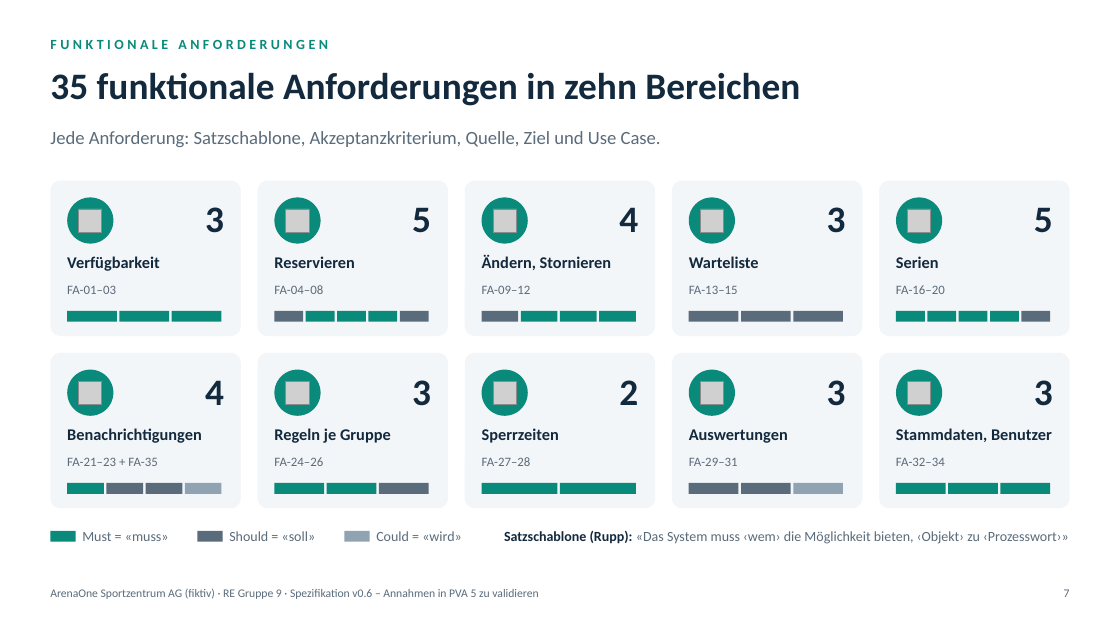
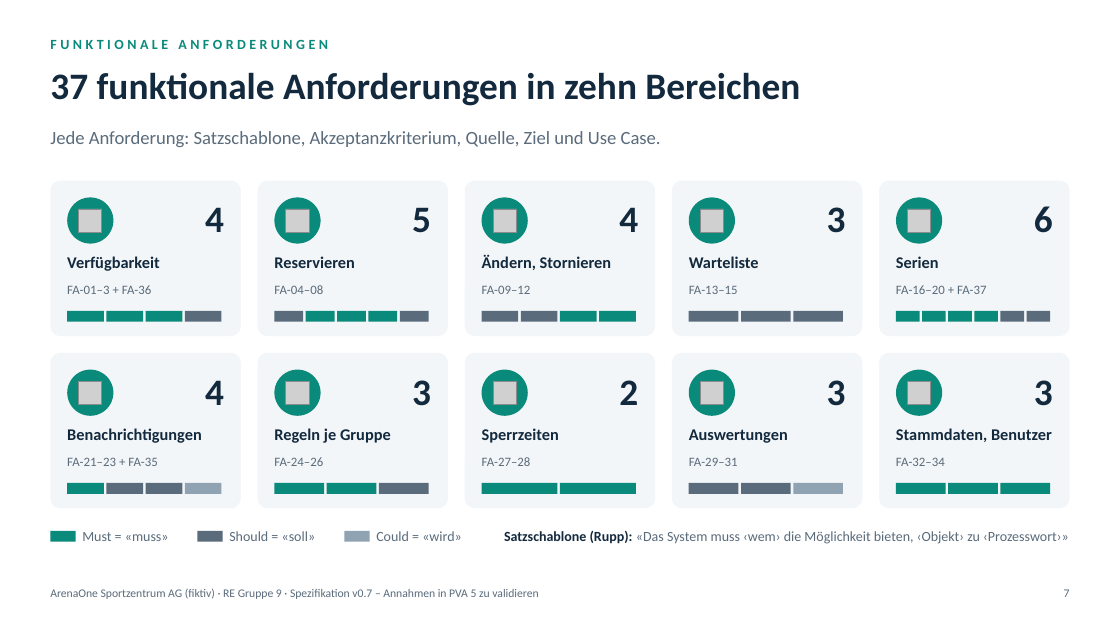
Before and after one commit to gotazlib/abgaben, a slide deck: slide 7 of requirements-engineering/re-arenaone/praesentation-pva9-10/RE_ArenaOne_Loesung.pptx. Drawn at 1120x630 pixels with LibreOffice and Linux fonts; fonts in the diff are those of the drawing; grey boxes stand for pictures. Boxes give left, top, right and bottom in pixels: in the first picture for what was removed or moved away, otherwise in the second. Text is boxed around its words. In the diff, an @@ line names an element or a change of style, - is before the commit and + after.

Commit message:
Requirements Engineering: ArenaOne Spezifikation v0.7 (Kernprozess ohne Self-Service), Leitfaden mit Muss-Fragen, Bestätigungsliste

```diff
--- a/requirements-engineering/re-arenaone/praesentation-pva9-10/RE_ArenaOne_Loesung.pptx
+++ b/requirements-engineering/re-arenaone/praesentation-pva9-10/RE_ArenaOne_Loesung.pptx
@@ title at [50, 72, 800, 106]: text changed @@
-35 funktionale Anforderungen in zehn Bereichen
+37 funktionale Anforderungen in zehn Bereichen
@@ text at [205, 207, 224, 232]: text changed @@
-3
+4
@@ text at [1034, 206, 1053, 233]: text changed @@
-5
+6
@@ text at [67, 285, 151, 294]: text changed @@
-FA-01–03
+FA-01–3 + FA-36
@@ text at [896, 285, 986, 294]: text changed @@
-FA-16–20
+FA-16–20 + FA-37
@@ rectangle: place and size @@
-rectangle at [67, 311, 117, 322]
+rectangle at [67, 311, 104, 322]
@@ rectangle: place and size @@
-rectangle at [119, 311, 169, 322]
+rectangle at [107, 311, 144, 322]
@@ rectangle: place and size @@
-rectangle at [171, 311, 221, 322]
+rectangle at [145, 311, 182, 322]
@@ rectangle added at [185, 311, 222, 322], fill #5A6B7B @@
@@ rectangle at [521, 311, 558, 322]: fill #0A8A7A to #5A6B7B @@
@@ rectangle: place and size @@
-rectangle at [897, 311, 925, 322]
+rectangle at [897, 311, 920, 322]
@@ rectangle: place and size @@
-rectangle at [928, 311, 956, 322]
+rectangle at [923, 311, 946, 322]
@@ rectangle: place and size @@
-rectangle at [959, 311, 987, 322]
+rectangle at [949, 311, 972, 322]
@@ rectangle: place and size @@
-rectangle at [991, 311, 1019, 322]
+rectangle at [975, 311, 998, 322]
@@ rectangle added at [1001, 311, 1024, 322], fill #5A6B7B @@
@@ rectangle: place and size @@
-rectangle at [1022, 311, 1050, 322]
+rectangle at [1027, 311, 1050, 322]
@@ text at [50, 588, 538, 599]: text changed @@
-ArenaOne Sportzentrum AG (fiktiv) · RE Gruppe 9 · Spezifikation v0.6 – Annahmen in PVA 5 zu validieren
+ArenaOne Sportzentrum AG (fiktiv) · RE Gruppe 9 · Spezifikation v0.7 – Annahmen in PVA 5 zu validieren
```
Also in this commit, not shown: 24 other slides changed, 44 other files.
